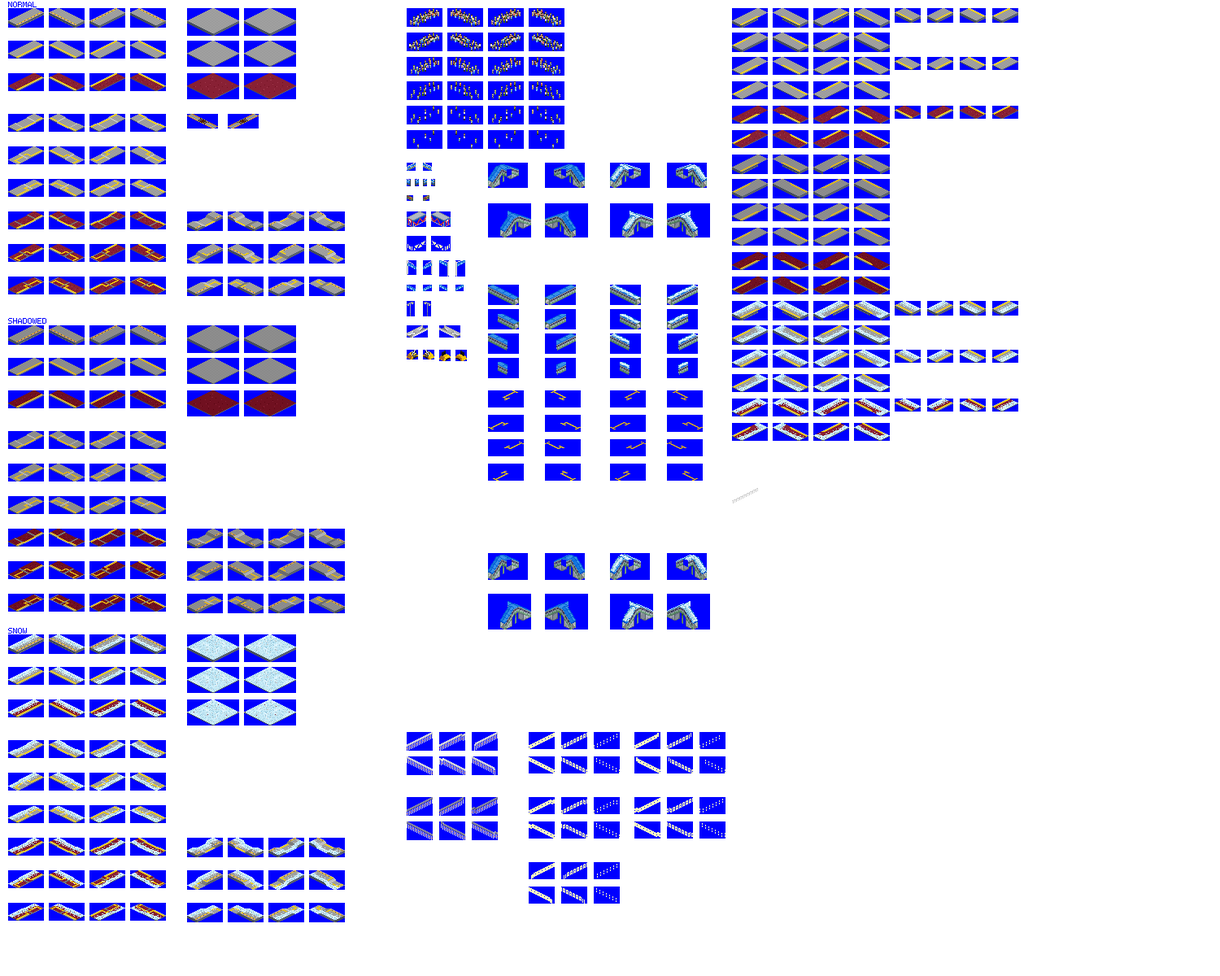
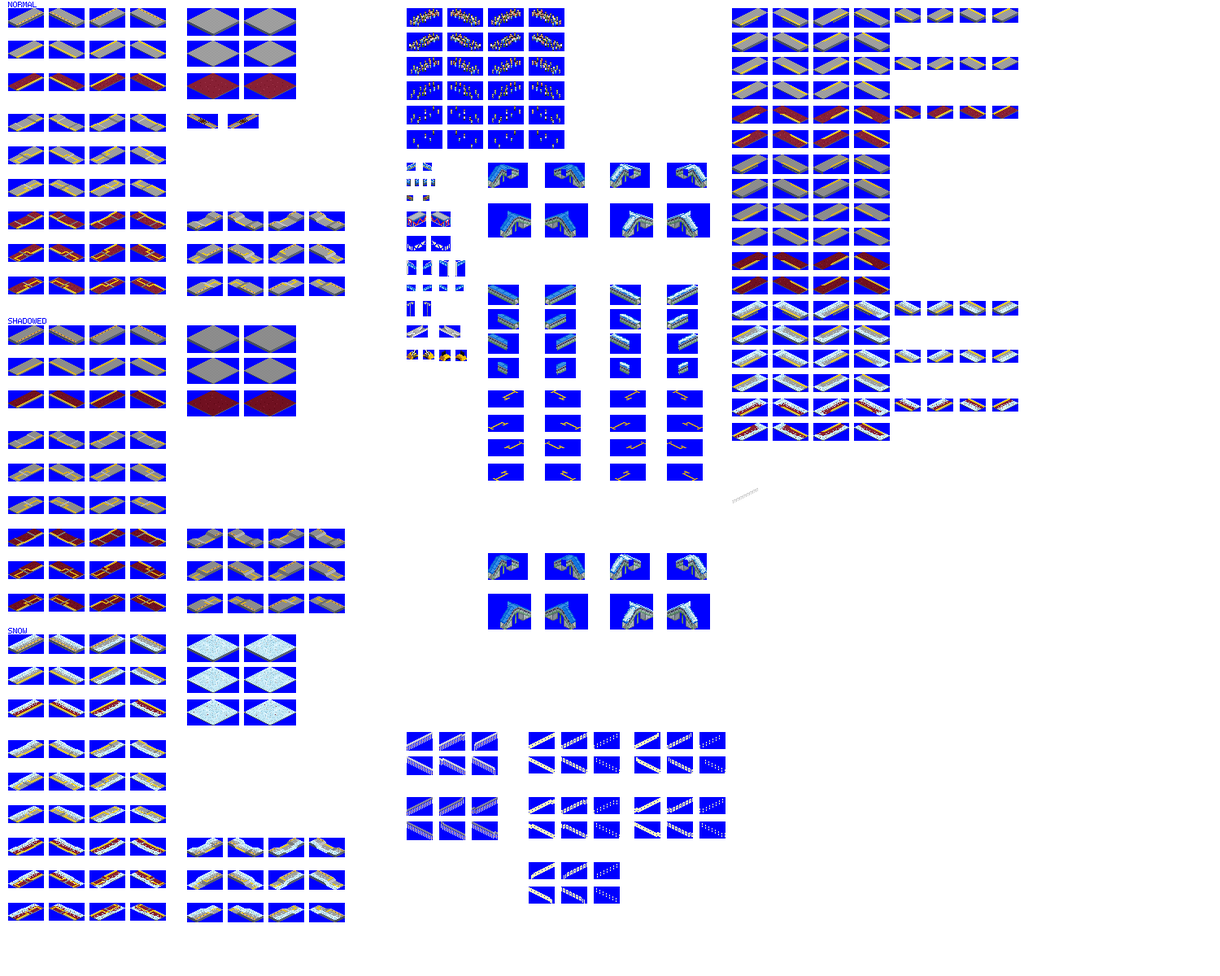
Layer changes from the first 1220 × 976 image to the second:
painted on "platforms" over [14, 117, 159, 914]
